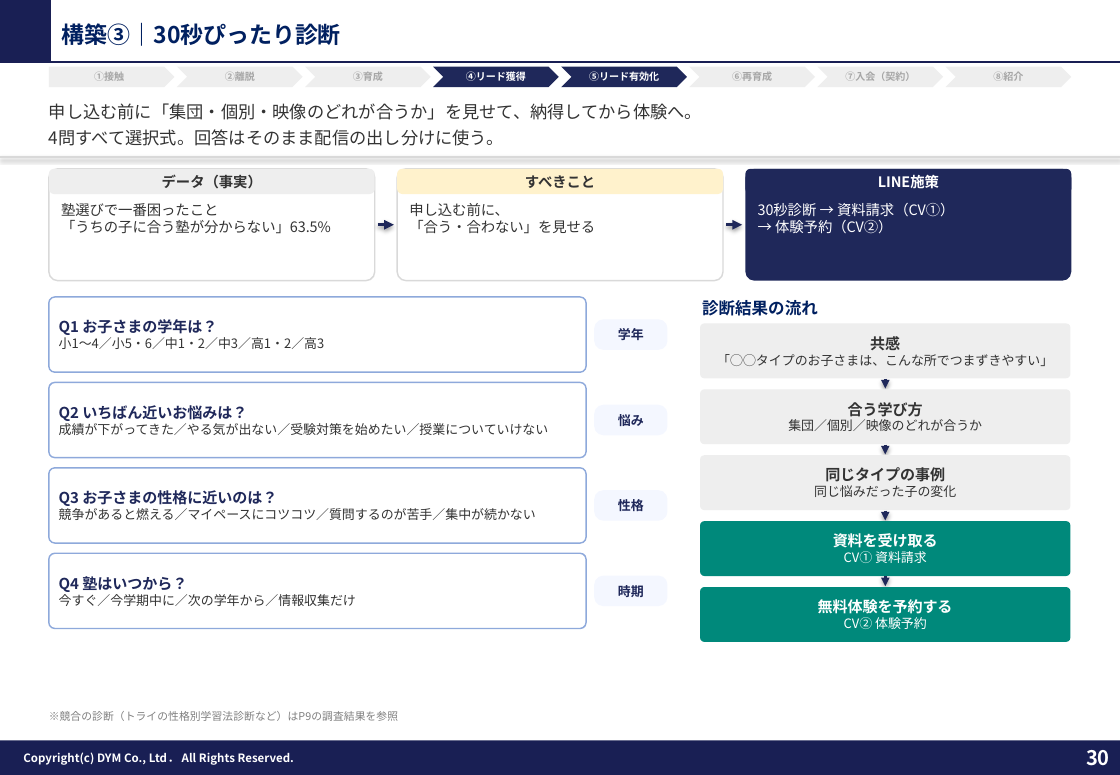
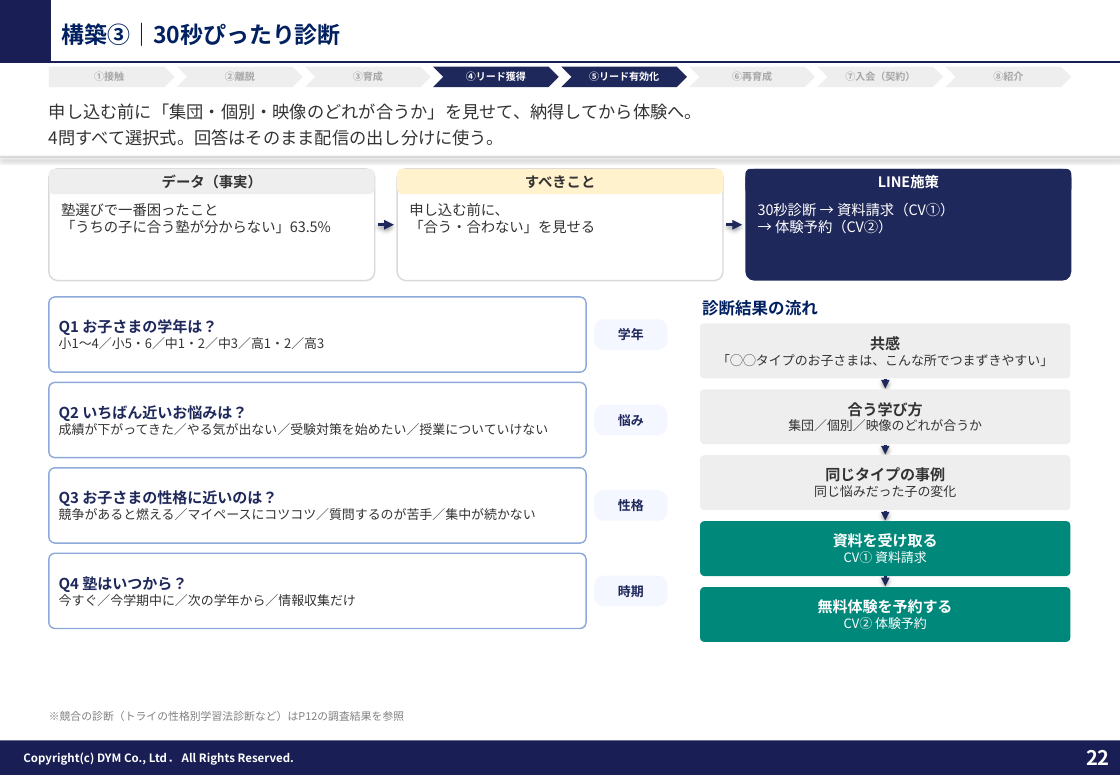
Before and after one commit to tonomura-r-dev/folder, a slide deck: slide 22 of 教育（塾）業界_LINEOA施策提案ver3.pptx (slide 30 before the commit). Drawn at 1120x775 pixels with LibreOffice and Linux fonts; fonts in the diff are those of the drawing; background and template pictures are left out. Boxes give left, top, right and bottom in pixels: in the first picture for what was removed or moved away, otherwise in the second. Text is boxed around its words. In the diff, an @@ line names an element or a change of style, - is before the commit and + after.

```diff
--- a/教育（塾）業界_LINEOA施策提案ver3.pptx
+++ b/教育（塾）業界_LINEOA施策提案ver3.pptx
@@ text at [49,711,404,721]: text changed @@
-※競合の診断（トライの性格別学習法診断など）はP9の調査結果を参照
+※競合の診断（トライの性格別学習法診断など）はP12の調査結果を参照
@@ page number at [1086,750,1110,765]: text changed @@
-30
+22
```
Also in this commit, not shown: 7 other slides changed, 9 slides removed, 3 other files.
